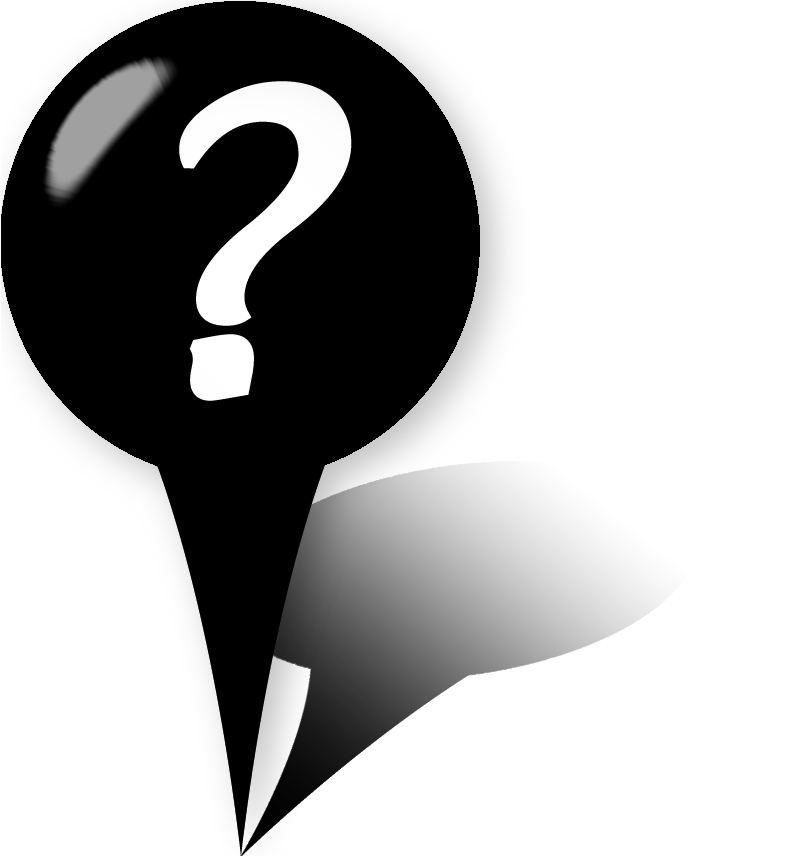
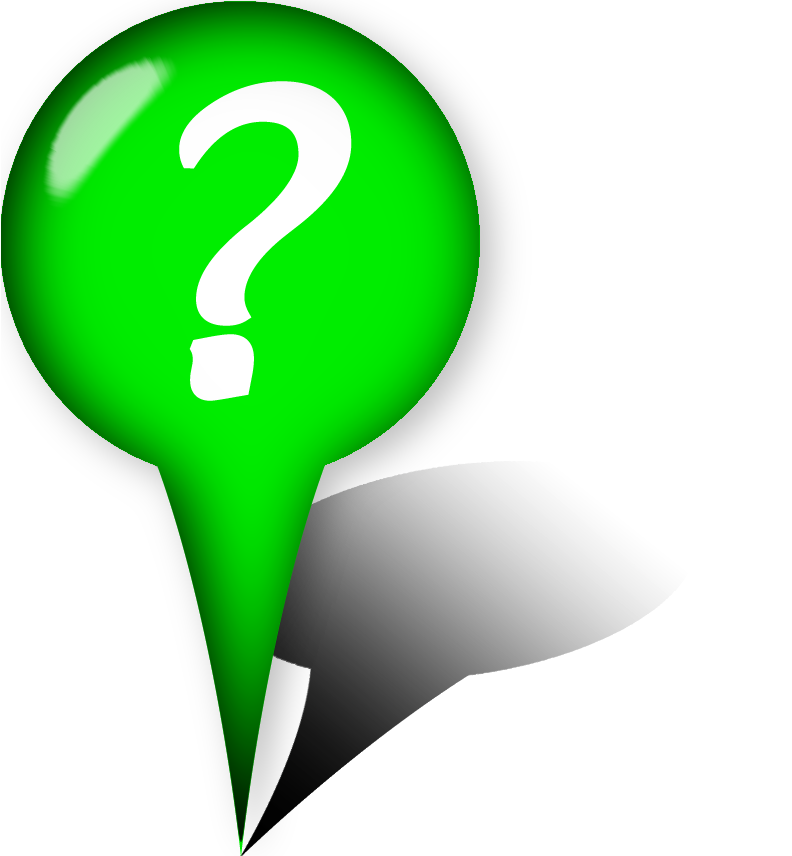
Before/after of a 792px x 856px layered artwork. What changed in the layer stack:
painted on "?" over [220, 137, 288, 237]
added layer "Selected" in group "Search Icon" over [1, 1, 480, 856]
renamed "Search" to "Main", hid it over [1, 1, 480, 856]
